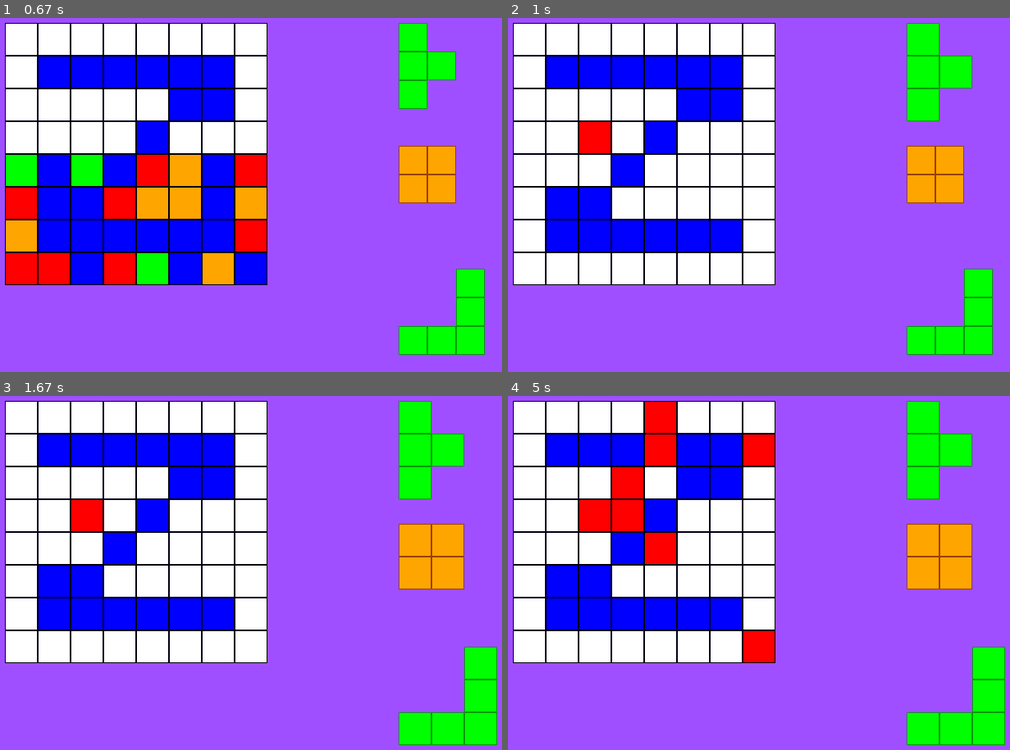
Above: before the commit, frames 1-4 (two rows, left to right).
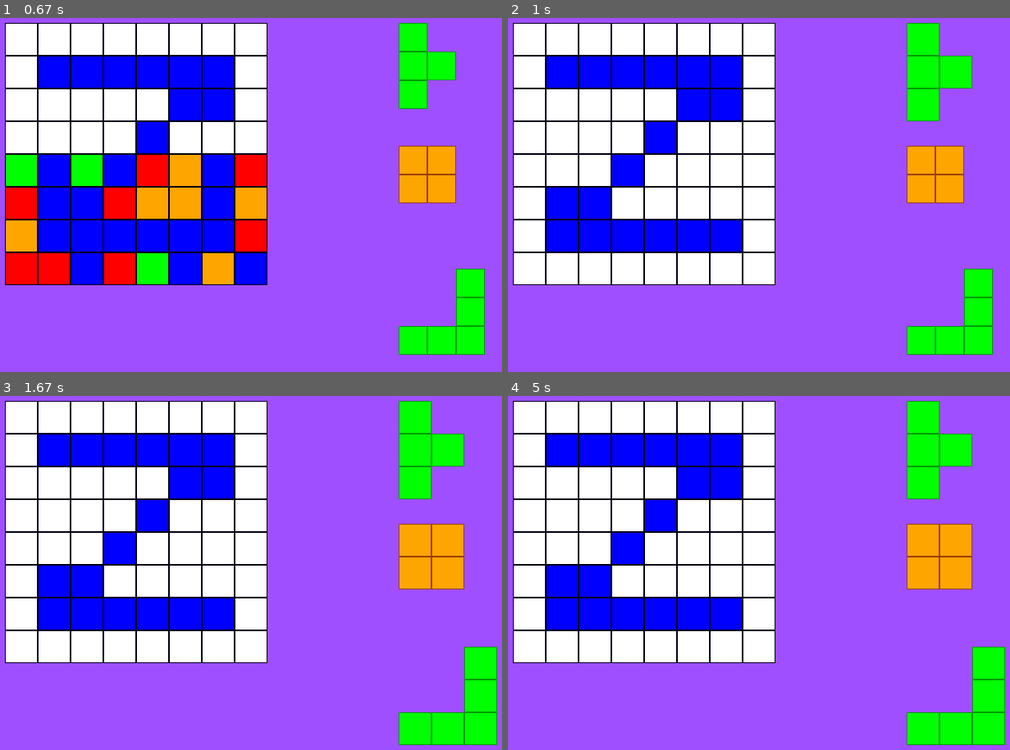
Above: after the commit, the same moments.

Repository: zaamilion/yandex_pygame_project
Game: pygame game, started from code/main.py
Two runs of this game, one before a commit and one after it. Both use one fixed random seed, a clock stepped at 60 frames per second and the inputs below.
Inputs (mouse positions are in pixels of both pictures, inside the frame that each line leads up to):
- Up to frame 1 (0.67 s): press the mouse at (70, 138) at 0.37 s; move the mouse to (135, 219) at 0.47 s; release the mouse at (205, 301) at 0.6 s
- Up to frame 2 (1 s): press the mouse at (934, 64) at 0.7 s; move the mouse to (984, 184) at 0.8 s; release the mouse at (outside the picture) at 0.93 s
- Up to frame 3 (1.67 s): press the mouse at (441, 689) at 1.03 s; move the mouse to (351, 611) at 1.13 s; release the mouse at (266, 534) at 1.27 s; press the mouse at (426, 551) at 1.37 s; move the mouse to (326, 512) at 1.47 s; release the mouse at (220, 473) at 1.6 s
- Up to frame 4 (5 s): press the mouse at (643, 530) at 1.7 s; move the mouse to (658, 569) at 1.8 s; release the mouse at (678, 604) at 1.93 s; click (613, 480) at 2.05 s; click (759, 449) at 2.38 s; click (633, 512) at 2.72 s; click (753, 633) at 3.05 s; click (643, 452) at 3.38 s; click (643, 410) at 4.85 s

Frame 1 is identical in both runs. In frame 2, 0.5% of the frame differs, in the area x 14-21%, y 29-39%; in frame 3, 0.5%; in frame 4, 4.4%, in the area x 14-54%, y 1-76%.

Commit message:
fixed testing function

Diff:
--- a/code/scenes.py
+++ b/code/scenes.py
@@ -41,10 +41,10 @@
     def event(self, event):
         if event.type == pygame.MOUSEBUTTONDOWN:
             self.figures.get_click(event.pos)
-            click = self.board.get_click(event.pos)
+            '''click = self.board.get_click(event.pos)
             if click:
                 self.board.set_cell(click, 2)
-                print(self.board.board)
+                print(self.board.board)'''
 
         elif event.type == pygame.MOUSEMOTION:
             self.figures.motion(event.pos)
